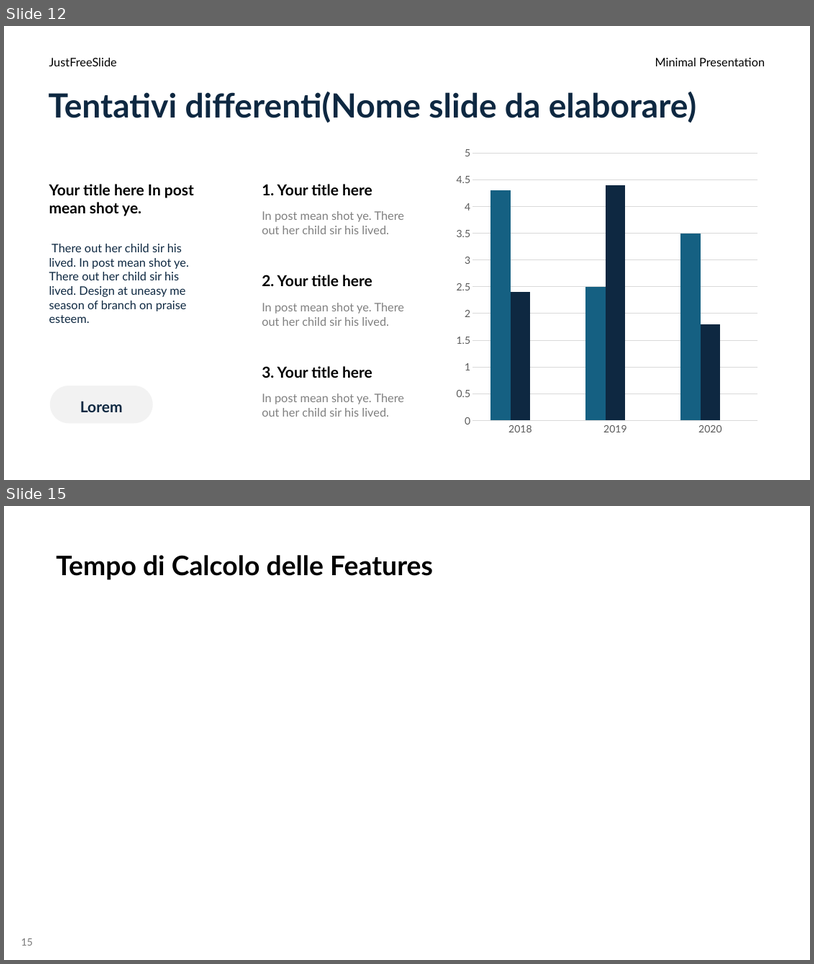
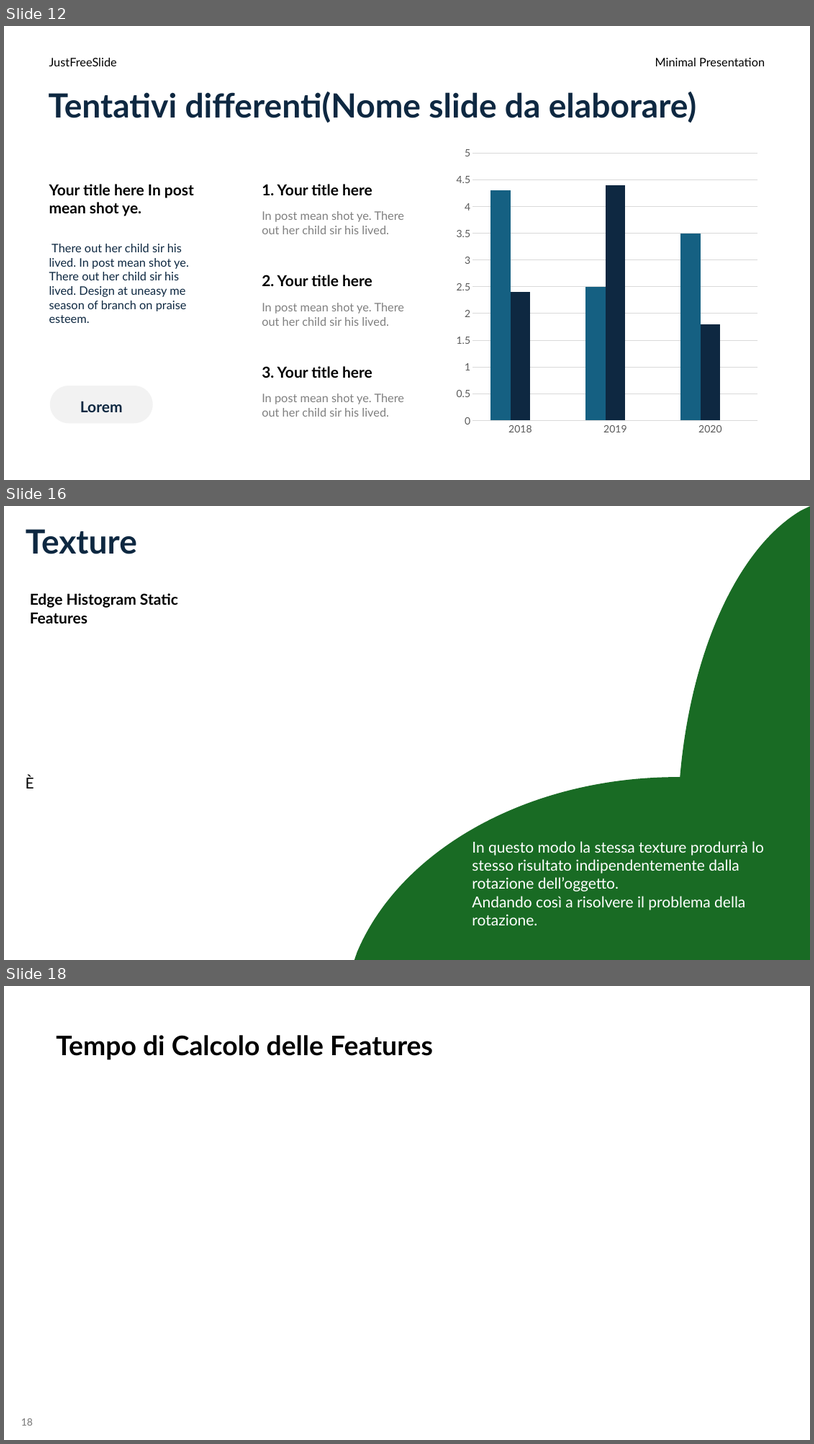
Before and after one commit to aleeteo/leaf_ID, a slide deck: presentazione/ProjectLeafWIP.pptx. Shown one above the other, each under a label of ours: slides 12 and 15 before the commit, slides 12, 16 and 18 after it; the slides between them are not shown. The pictures are 814x964 and 814x1444 pixels, drawn with LibreOffice and Linux fonts; fonts in the diff are those of the drawing. Boxes give left, top, right and bottom in pixels: in the first picture for what was removed or moved away, otherwise in the second. Text is boxed around its words. In the diff, an @@ line names an element or a change of style, - is before the commit and + after.

```diff
--- a/presentazione/ProjectLeafWIP.pptx
+++ b/presentazione/ProjectLeafWIP.pptx
@@ slide 16 added at [4,506,810,960], background #FFFFFF @@
@@ freeform shape added at [679,506,810,960], fill #196B24 @@
@@ freeform shape added at [679,507,810,960], fill #196B24 @@
@@ title added at [26,529,137,554], 39.6 pt, text #0E2841, bold @@
+Texture
@@ text added at [30,593,178,623], 18 pt, text #000000, bold @@
+Edge Histogram Static Features
@@ text added at [26,775,34,788], 18 pt, text #000000 @@
+È
@@ freeform shape added at [352,777,810,960], fill #196B24 @@
@@ text added at [472,841,764,925], 18 pt, text #FFFFFF @@
+In questo modo la stessa texture produrrà lo stesso risultato indipendentemente dalla rotazione dell’oggetto.
+Andando così a risolvere il problema della rotazione.
@@ what was slide 15 is now slide 18 @@
@@ page number at [21,1418,33,1425]: text changed @@
-15
+18
```
Also in this commit, not shown: 2 slides changed, 3 other slides added, 1 slide removed.
